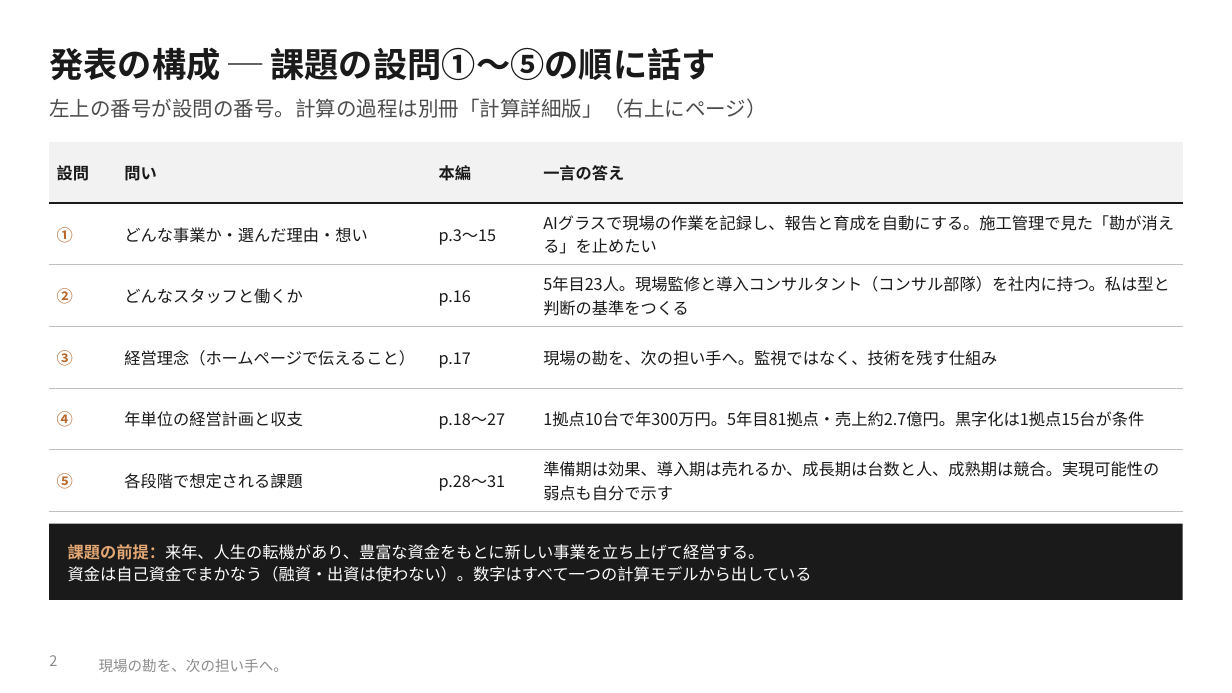
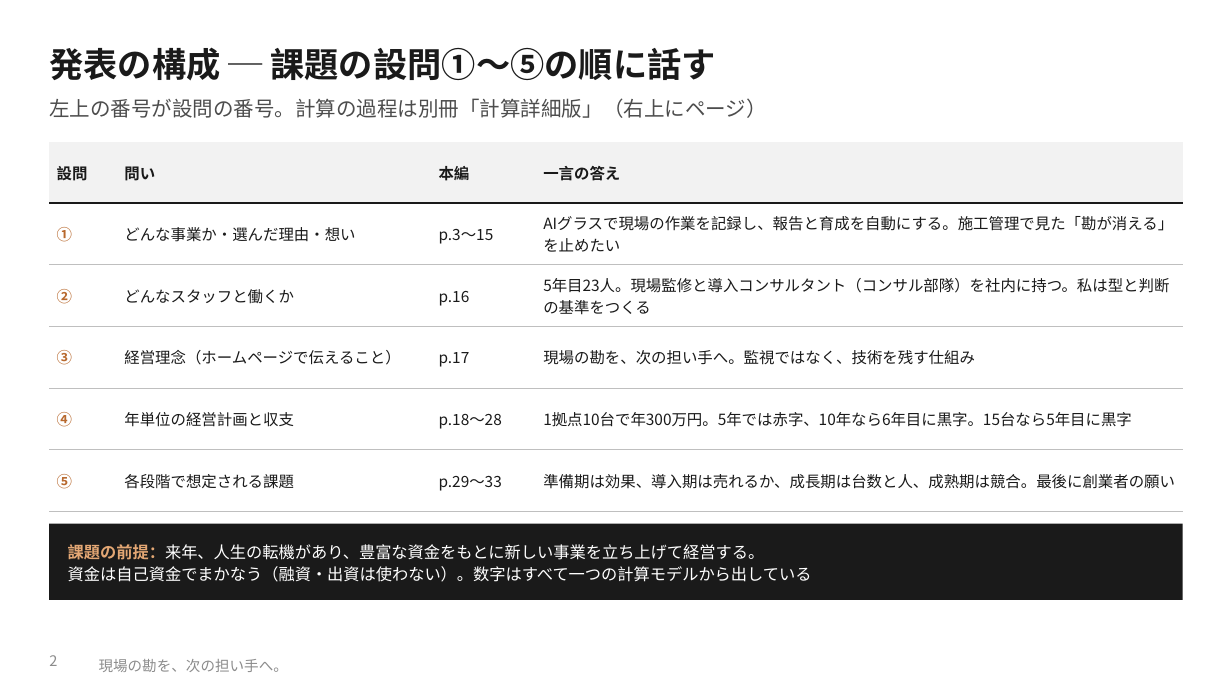
Before and after one commit to SEITOSHIKI/-ai-commute-audio-, a slide deck: slide 2 of deck/カンツギ_事業計画書_本編.pptx. Drawn at 1232x693 pixels with LibreOffice and Linux fonts; fonts in the diff are those of the drawing; background and template pictures are left out. Boxes give left, top, right and bottom in pixels: in the first picture for what was removed or moved away, otherwise in the second. Text is boxed around its words. In the diff, an @@ line names an element or a change of style, - is before the commit and + after.

```diff
--- a/deck/カンツギ_事業計画書_本編.pptx
+++ b/deck/カンツギ_事業計画書_本編.pptx
@@ table at (49,142,1183,495) @@
-row 5, column 3: p.18〜27
+row 5, column 3: p.18〜28
-row 5, column 4: 1拠点10台で年300万円。5年目81拠点・売上約2.7億円。黒字化は1拠点15台が条件
+row 5, column 4: 1拠点10台で年300万円。5年では赤字、10年なら6年目に黒字。15台なら5年目に黒字
-row 6, column 3: p.28〜31
+row 6, column 3: p.29〜33
-row 6, column 4: 準備期は効果、導入期は売れるか、成長期は台数と人、成熟期は競合。実現可能性の弱点も自分で示す
+row 6, column 4: 準備期は効果、導入期は売れるか、成長期は台数と人、成熟期は競合。最後に創業者の願い
@@ size 9.5 to 9 pt in "設問", "問い", "本編", "一言の答え" and 16 more places @@
```
Also in this commit, not shown: 3 other slides changed, 2 slides added, 12 other files.
